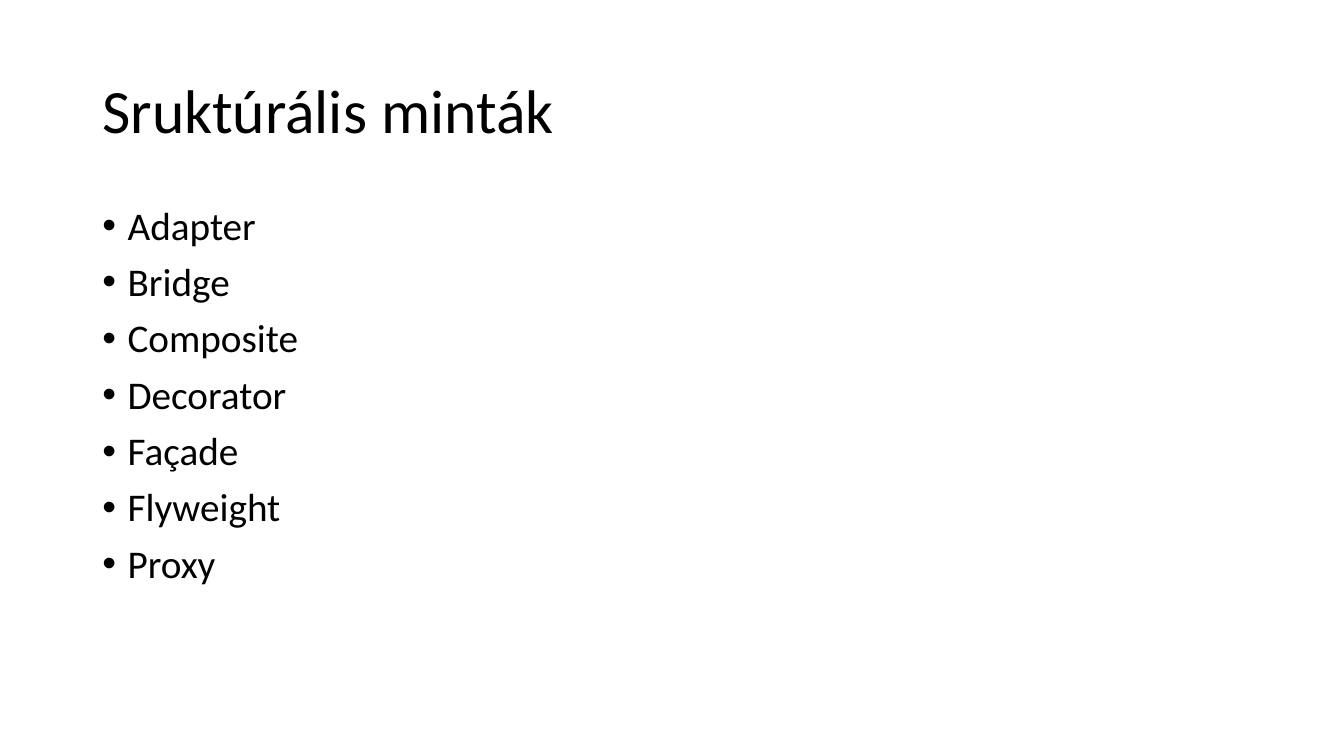
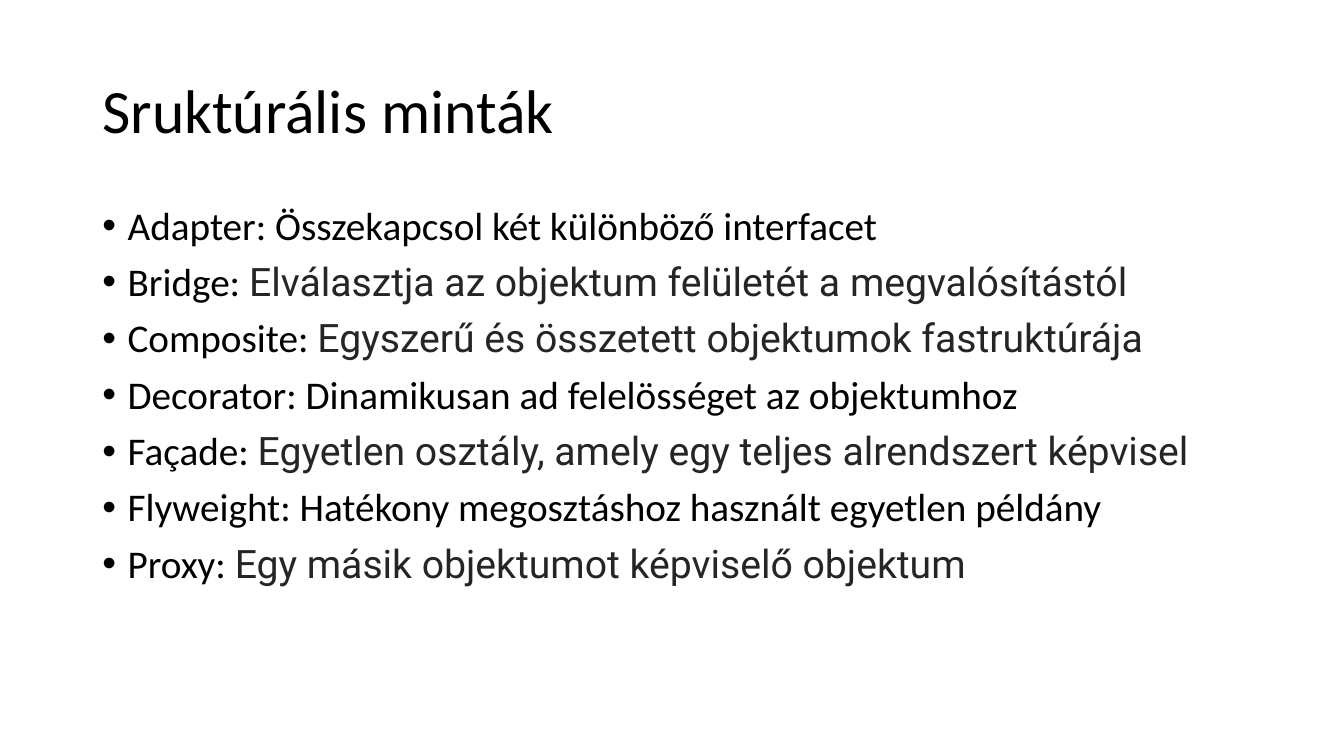
Before and after one commit to zasboth/tutorials, a slide deck: slide 9 of DesignPatternsHU/DesignPatterns.pptx. Drawn at 1344x756 pixels with LibreOffice and Linux fonts; fonts in the diff are those of the drawing; background and template pictures are left out. Boxes give left, top, right and bottom in pixels: in the first picture for what was removed or moved away, otherwise in the second. Text is boxed around its words. In the diff, an @@ line names an element or a change of style, - is before the commit and + after.

```diff
--- a/DesignPatternsHU/DesignPatterns.pptx
+++ b/DesignPatternsHU/DesignPatterns.pptx
@@ text at box(128, 208, 1189, 587): text changed @@
-• Adapter
-• Bridge
-• Composite
-• Decorator
-• Façade
-• Flyweight
-• Proxy
+• Adapter: Összekapcsol két különböző interfacet
+• Bridge: Elválasztja az objektum felületét a megvalósítástól
+• Composite: Egyszerű és összetett objektumok fastruktúrája
+• Decorator: Dinamikusan ad felelösséget az objektumhoz
+• Façade: Egyetlen osztály, amely egy teljes alrendszert képvisel
+• Flyweight: Hatékony megosztáshoz használt egyetlen példány
+• Proxy: Egy másik objektumot képviselő objektum
```
Also in this commit, not shown: 2 other slides changed, 20 other files.
